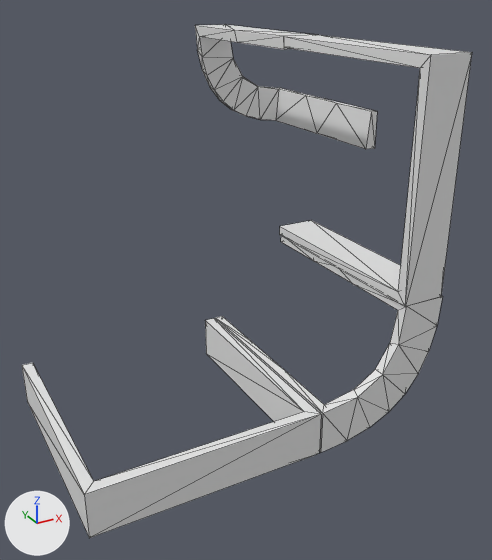
An edit to the OBJ model data/bmc/SET_4W2C/t_327.obj, drawn before and after from the same camera.
Both versions are drawn from a 50 mm lens placed at (-0.707, -1.462, 0.622), pointed at (0.059, -0.07, -0.074). The axes (+X, +Y, +Z) are drawn at lower left. The lights are the same throughout. Mesh edges are drawn as thin lines. Where no turn or scale is listed for an object, it has been applied to the vertices.

In view in the first picture: 't_327'.
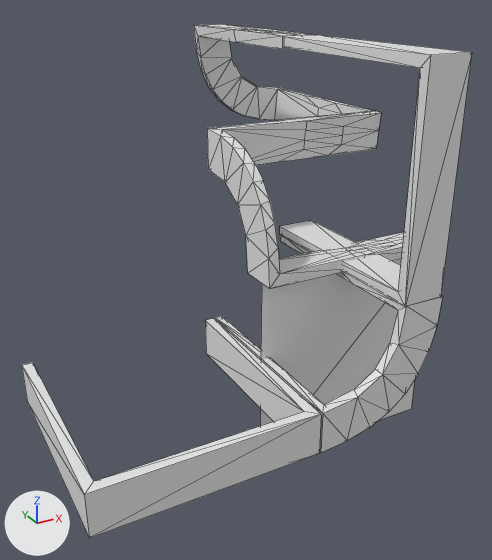
The change in detail:
me_t_327 is used by ob_t_327; location (0.0, 0.0, 0.0).
me_t_327 had 120 vertices, 224 faces and spanned x -0.5..0.5, y -0.5..0.5, z -0.3..0.5.
me_t_327 now has 252 vertices, 478 faces and spans x -0.5..0.5, y -0.5..0.5, z -0.5..0.501.
me_t_327 part 1: a new loose piece of 72 vertices spanning x 0.0..0.5, y -0.286..0.014, z 0.0..0.3.
me_t_327 part 2: a new loose piece of 72 vertices spanning x 0.196..0.496, y 0.0..0.5, z 0.201..0.501.
Part 3, on me_t_327:
44 vertices are removed from x 0.2..0.5, y 0.0..0.5, z 0.2..0.5.
112 faces are deleted.
26 vertices are added at x 0.0..0.5, y -0.25..0.0, z -0.5..0.001.
6 new vertices lie (0.0, 0.125, 0.0) away from vertices in x 0.004..0.279, y -0.25, z -0.274..0.001.
86 new faces join them.

What differs and where, as boxes (x1, y1, x2, y2) in the pictures (492 x 560 px; the box of a moved part takes in the faces that stretch with it):
't_327', reshaped
    before: (22, 25, 472, 538)
    after: (22, 24, 472, 538)
part 1 of me_t_327, added
    after: (207, 111, 404, 289)
part 2 of me_t_327, added
    after: (194, 24, 376, 121)
part 3 of me_t_327, moved or reshaped
    before: (195, 25, 470, 452)
    after: (215, 35, 470, 452)
